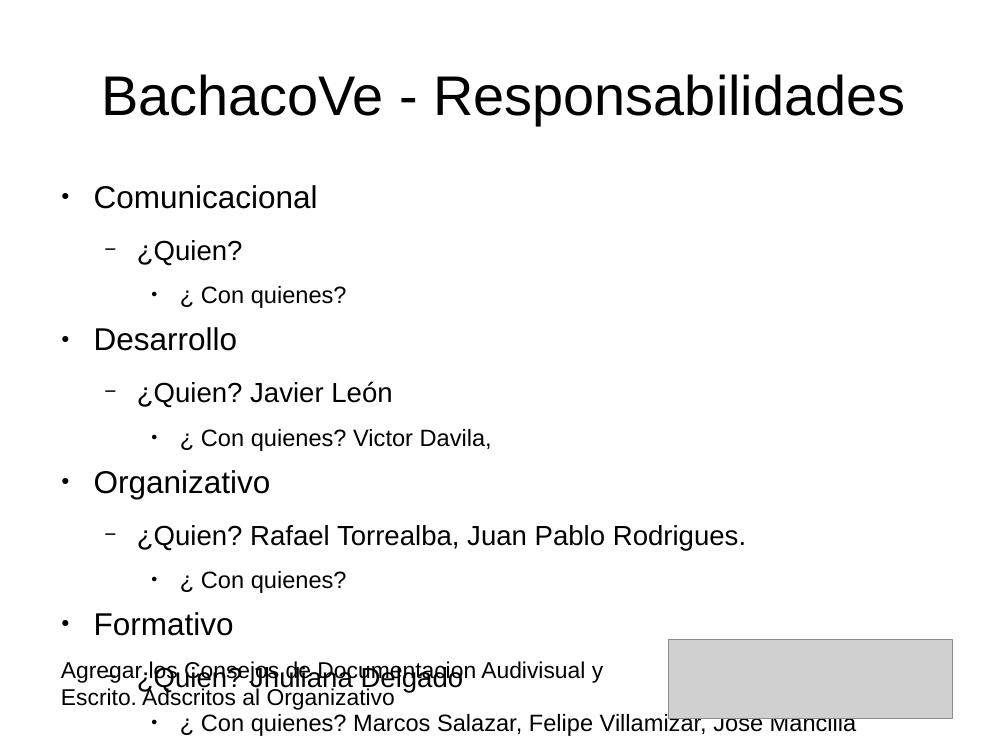
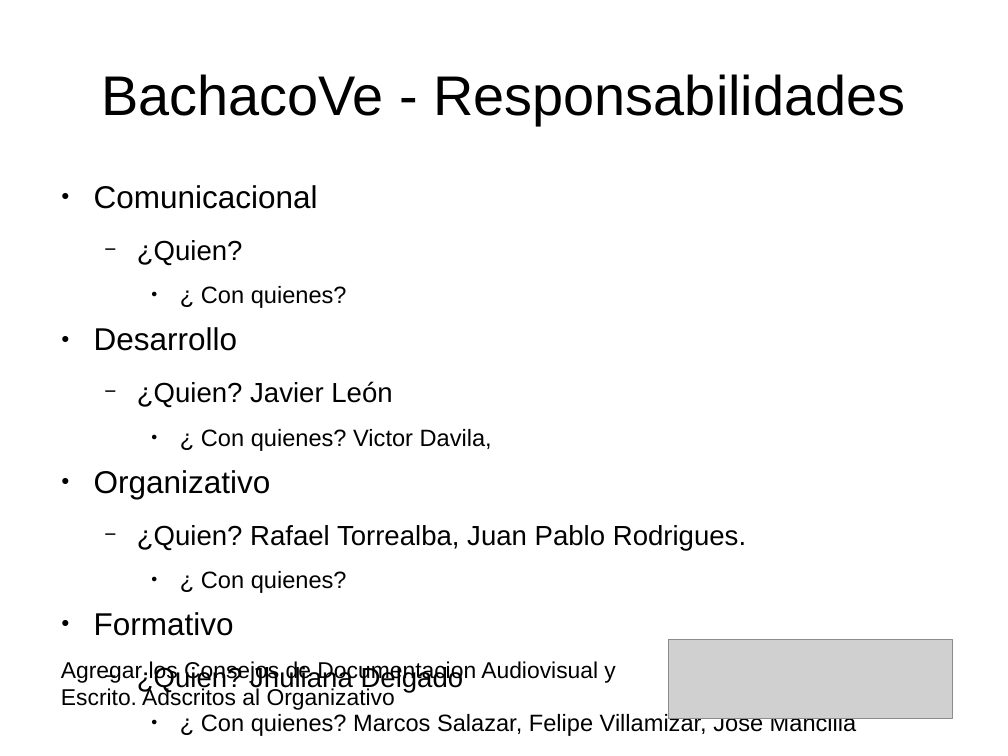
Before and after one commit to BachacoVE/Docs, a slide deck: slide 11 of cayapa-erp/Reunión CCS - 15082015.odp (slide 10 before the commit). Drawn at 1008x756 pixels with LibreOffice and Linux fonts; fonts in the diff are those of the drawing; grey boxes stand for pictures. Boxes give left, top, right and bottom in pixels: in the first picture for what was removed or moved away, otherwise in the second. Text is boxed around its words. In the diff, an @@ line names an element or a change of style, - is before the commit and + after.

```diff
--- a/cayapa-erp/Reunión CCS - 15082015.odp
+++ b/cayapa-erp/Reunión CCS - 15082015.odp
@@ text at <box>61,660,615,710</box>: text changed @@
-Agregar los Consejos de Documentacion Audivisual y Escrito. Adscritos al Organizativo
+Agregar los Consejos de Documentacion Audiovisual y Escrito. Adscritos al Organizativo
```
Also in this commit, not shown: 3 other slides changed, 1 slide added.
